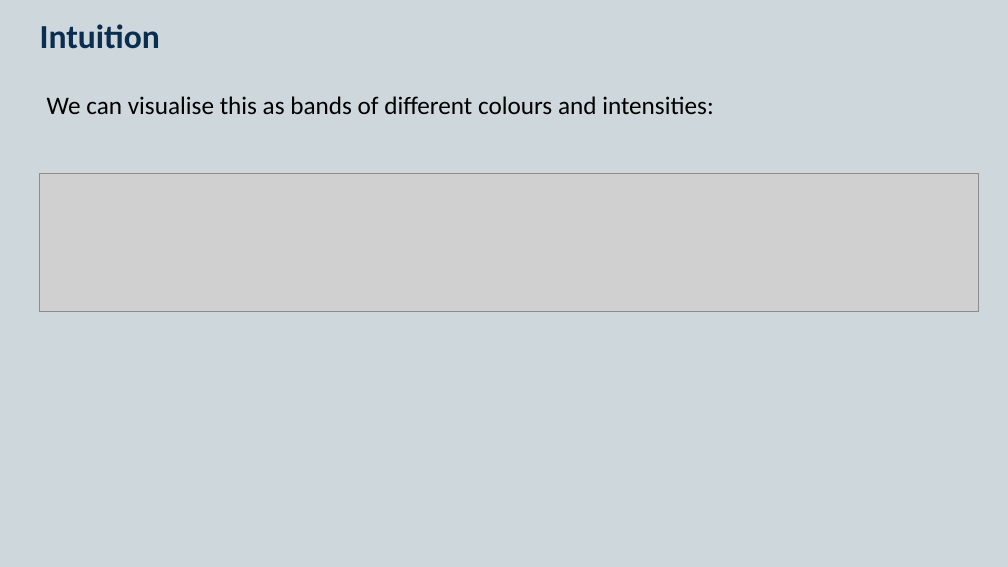
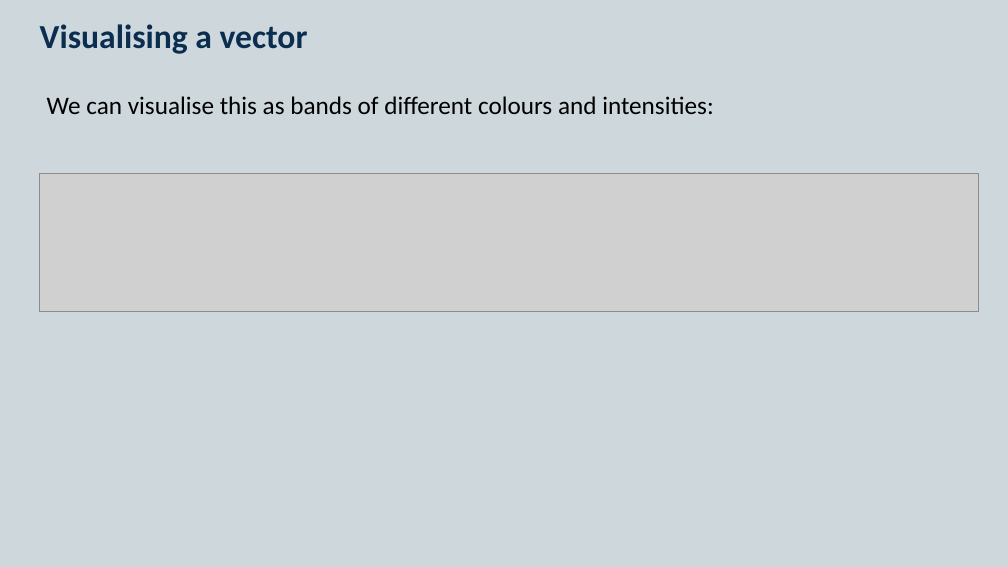
Before and after one commit to KCL-Health-NLP/nlp-half-day-workshop, a slide deck: slide 3 of presentations/word-embeddings.pptx (slide 5 before the commit). Drawn at 1008x567 pixels with LibreOffice and Linux fonts; fonts in the diff are those of the drawing; grey boxes stand for pictures. Boxes give left, top, right and bottom in pixels: in the first picture for what was removed or moved away, otherwise in the second. Text is boxed around its words. In the diff, an @@ line names an element or a change of style, - is before the commit and + after.

```diff
--- a/presentations/word-embeddings.pptx
+++ b/presentations/word-embeddings.pptx
@@ title at (x1=40, y1=24, x2=308, y2=54): text changed @@
-Intuition
+Visualising a vector
```
Also in this commit, not shown: 3 other slides changed, 3 slides added, 1 slide removed, 7 other files.
